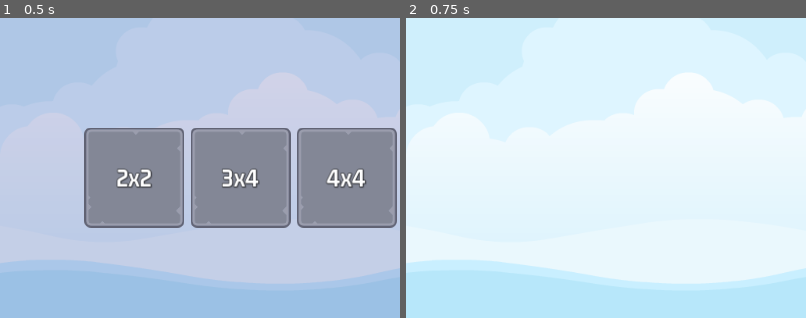
Above: before the commit, frames 1-2 (left to right).
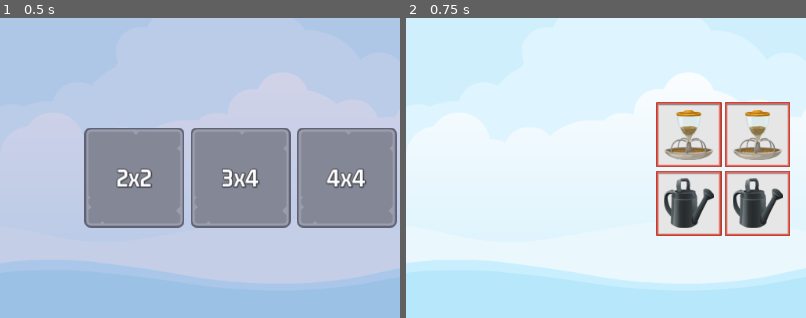
Above: after the commit, the same moments.

Repository: dizuane/godot-memory-madness
Game: Godot game, scene res://master_scene/master_scene.tscn
Same seed, same stepped clock (60 frames per second), same inputs: the game is played once before the commit and once after it.
Inputs:
- Up to frame 1 (0.5 s): no input
- Up to frame 2 (0.75 s): click "2x2" at 0.5 s
The pictures show only the part of the screen within x 0-50%, y 25-75%; the shares and areas given below are measured in that part.

Frame 1 is identical in both runs. In frame 2, 7.3% of the frame differs, in the area x 62-96%, y 28-73%.

Commit message:
Created tile prefab, logic for selecting pairs of images and grid setup

Diff:
--- a/game_screen/game_screen.gd
+++ b/game_screen/game_screen.gd
@@ -1,13 +1,30 @@
 extends Control
 
+@export var mem_tile_scene: PackedScene
+
 @onready var sound = $Sound
+@onready var tile_container = $HB/MC1/TileContainer
 
 func _ready():
-	pass # Replace with function body.
+	SignalManager.on_level_selected.connect(on_level_selected)
 
 func _process(delta):
 	pass
 
+func add_memory_tile(ii_dict: Dictionary, fi: CompressedTexture2D) -> void:
+	var new_tile = mem_tile_scene.instantiate()
+	tile_container.add_child(new_tile)
+	new_tile.setup(ii_dict, fi)
+
+func on_level_selected(level_num: int) -> void:
+	var level_selection = GameManager.get_level_selection(level_num)
+	var frame_image = ImageManager.get_random_frame_image()
+
+	tile_container.columns = level_selection.num_cols
+
+	for ii_dict in level_selection.image_list:
+		add_memory_tile(ii_dict, frame_image)
+
 func _on_exit_button_pressed():
 	SoundManager.play_button_click(sound)
 	SignalManager.on_game_exit_pressed.emit()
--- a/game_screen/game_screen.tscn
+++ b/game_screen/game_screen.tscn
@@ -1,7 +1,8 @@
-[gd_scene load_steps=7 format=3 uid="uid://dn8rdj1m68okj"]
+[gd_scene load_steps=8 format=3 uid="uid://dn8rdj1m68okj"]
 
 [ext_resource type="LabelSettings" uid="uid://br3i32by0yehf" path="res://assets/GM_32_Dark.tres" id="1_10ml4"]
 [ext_resource type="Script" path="res://game_screen/game_screen.gd" id="1_roohr"]
+[ext_resource type="PackedScene" uid="uid://bjxvup85ccg3l" path="res://memory_tile/memory_tile.tscn" id="2_m67pv"]
 [ext_resource type="Texture2D" uid="uid://7hn8exgsfx1h" path="res://assets/ui/blue_button00.png" id="2_qag3h"]
 [ext_resource type="Texture2D" uid="uid://dsm3hd2dqmnqm" path="res://assets/ui/yellow_button00.png" id="3_gxl62"]
 [ext_resource type="Texture2D" uid="uid://dykw2lwqml63k" path="res://assets/ui/green_button00.png" id="4_xetx2"]
@@ -15,6 +16,7 @@
 grow_horizontal = 2
 grow_vertical = 2
 script = ExtResource("1_roohr")
+mem_tile_scene = ExtResource("2_m67pv")
 
 [node name="HB" type="HBoxContainer" parent="."]
 layout_mode = 1
--- a/master_scene/master_scene.gd
+++ b/master_scene/master_scene.gd
@@ -16,6 +16,7 @@
 
 func on_game_exit_pressed() -> void:
 	show_game(false)
+	GameManager.clear_nodes_of_group(GameManager.GROUP_TILE)
 	SoundManager.play_sound(sound, SoundManager.SOUND_MAIN_MENU)
 
 func on_level_selected(level_num: int) -> void:
--- /dev/null
+++ b/memory_tile/memory_tile.gd
@@ -0,0 +1,17 @@
+extends TextureButton
+
+@onready var frame_image = $FrameImage
+@onready var item_image = $ItemImage
+
+var _item_name: String
+
+func _ready():
+	pass # Replace with function body.
+
+func get_item_name() -> String:
+	return _item_name
+
+func setup(ii_dict: Dictionary, fi: CompressedTexture2D) -> void:
+	frame_image.texture = fi
+	item_image.texture = ii_dict.item_texture
+	_item_name = ii_dict.item_name
--- /dev/null
+++ b/memory_tile/memory_tile.tscn
@@ -0,0 +1,54 @@
+[gd_scene load_steps=5 format=3 uid="uid://bjxvup85ccg3l"]
+
+[ext_resource type="Texture2D" uid="uid://vmv471axpmto" path="res://assets/frames/hidden_frame_blank.png" id="1_r4oe4"]
+[ext_resource type="Script" path="res://memory_tile/memory_tile.gd" id="2_t04p2"]
+[ext_resource type="Texture2D" uid="uid://dmyx4ia5lg55w" path="res://assets/frames/blue_frame.png" id="3_rv7k7"]
+[ext_resource type="Texture2D" uid="uid://bikx321h0xc7l" path="res://assets/glitch/cabbage.png" id="4_anefb"]
+
+[node name="MemoryTile" type="TextureButton" groups=["tile"]]
+anchors_preset = 8
+anchor_left = 0.5
+anchor_top = 0.5
+anchor_right = 0.5
+anchor_bottom = 0.5
+offset_left = -42.0
+offset_top = -42.0
+offset_right = 42.0
+offset_bottom = 42.0
+grow_horizontal = 2
+grow_vertical = 2
+pivot_offset = Vector2(42, 42)
+texture_normal = ExtResource("1_r4oe4")
+script = ExtResource("2_t04p2")
+
+[node name="FrameImage" type="TextureRect" parent="."]
+layout_mode = 1
+anchors_preset = 8
+anchor_left = 0.5
+anchor_top = 0.5
+anchor_right = 0.5
+anchor_bottom = 0.5
+offset_left = -42.0
+offset_top = -42.0
+offset_right = 42.0
+offset_bottom = 42.0
+grow_horizontal = 2
+grow_vertical = 2
+pivot_offset = Vector2(42, 42)
+texture = ExtResource("3_rv7k7")
+
+[node name="ItemImage" type="TextureRect" parent="."]
+layout_mode = 1
+anchors_preset = 8
+anchor_left = 0.5
+anchor_top = 0.5
+anchor_right = 0.5
+anchor_bottom = 0.5
+offset_left = -32.0
+offset_top = -32.0
+offset_right = 32.0
+offset_bottom = 32.0
+grow_horizontal = 2
+grow_vertical = 2
+pivot_offset = Vector2(32, 32)
+texture = ExtResource("4_anefb")
--- a/singletons/game_manager.gd
+++ b/singletons/game_manager.gd
@@ -1,4 +1,6 @@
 extends Node
+
+const GROUP_TILE: String = "tile"
 
 const LEVELS: Dictionary = {
 	1: { "rows": 2, "cols": 2 },
@@ -8,3 +10,27 @@
 	5: { "rows": 5, "cols": 6 },
 	6: { "rows": 6, "cols": 6 }
 }
+
+func get_level_selection(level_num: int) -> Dictionary:
+	var l_data = GameManager.LEVELS[level_num]
+	var num_tiles = l_data.rows * l_data.cols
+	var target_pairs: int = num_tiles / 2
+	var selected_level_images = []
+
+	ImageManager.shuffle_images()
+
+	for i in range(target_pairs):
+		selected_level_images.append(ImageManager.get_image(i))
+		selected_level_images.append(ImageManager.get_image(i))
+
+	selected_level_images.shuffle()
+
+	return {
+		"target_pairs": target_pairs,
+		"num_cols": l_data.cols,
+		"image_list": selected_level_images
+	}
+
+func clear_nodes_of_group(g_name: String) -> void:
+	for n in get_tree().get_nodes_in_group(g_name):
+		n.queue_free()
--- a/singletons/image_manager.gd
+++ b/singletons/image_manager.gd
@@ -1,4 +1,11 @@
 extends Node
+
+const FAME_IMAGES: Array = [
+	preload("res://assets/frames/blue_frame.png"),
+	preload("res://assets/frames/green_frame.png"),
+	preload("res://assets/frames/red_frame.png"),
+	preload("res://assets/frames/yellow_frame.png")
+]
 
 var _item_images: Array = []
 
@@ -30,3 +37,12 @@
 
 func get_random_item_image() -> Dictionary:
 	return _item_images.pick_random()
+
+func get_image(index: int) -> Dictionary:
+	return _item_images[index]
+
+func get_random_frame_image() -> CompressedTexture2D:
+	return FAME_IMAGES.pick_random()
+
+func shuffle_images() -> void:
+	_item_images.shuffle()
